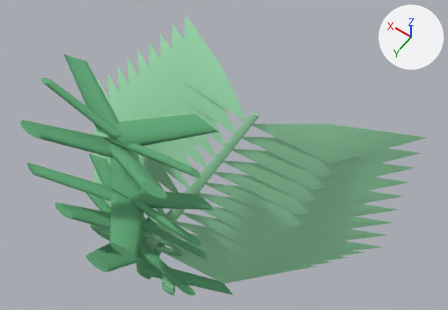
A saved change to the glTF model web-forest/public/model/species/nephrolepis-biserrata.glb.
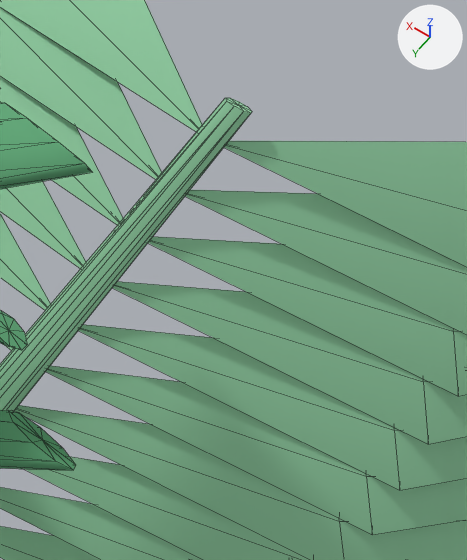
The first picture shows the older version from a camera (50 mm lens) standing at (-0.486, 0.556, 1.319) and looking at (-0.032, -0.081, 0.319). The close-ups show the older and then the newer version on the part from 43% to 70% of the width and 28% to 75% of the height of that picture. Only the edits that show in the close-ups are written down. Arrows for +X, +Y and +Z are at upper right; the lights stay in place. The close-ups show mesh edges as thin lines. Where no turn or scale is listed for an object, it has been applied to the vertices. Vertices at exactly the same position are counted once.

The first close-up shows 'frond0', 'p16', 'p20', 'p21'.
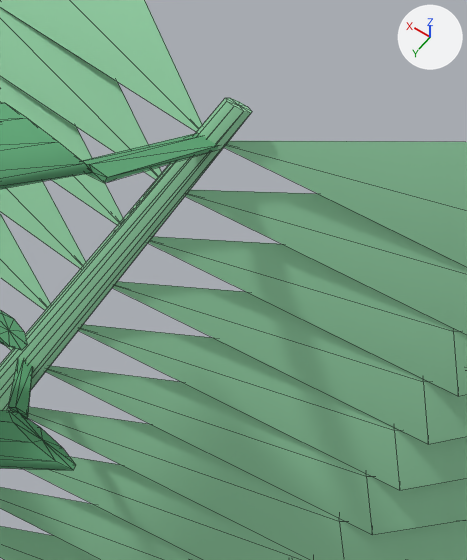
Patch to the scene script:
```diff
--- a/web-forest/public/model/species/nephrolepis-biserrata.glb.py
+++ b/web-forest/public/model/species/nephrolepis-biserrata.glb.py
@@ me_mesh_16 @@
 # used by ob_p16; location = (0.0608, 0.1131, 0.3183)
-me_mesh_16.from_pydata(...)  # 20 vertices, 36 faces; spans x -0.173..0.029, y -0.057..0.01, z -0.008..0.062
+me_mesh_16.from_pydata(...)  # 45 vertices, 80 faces; spans x -0.173..0.029, y -0.093..0.01, z -0.008..0.062
+# me_mesh_16 part 1
+# 11 vertices are added at x -0.139..-0.106, y -0.092..-0.055, z 0.038..0.058
+# 20 new faces join them
+# other edits to the shape of me_mesh_16 do not show in these pictures
 me_mesh_16.materials.append(mat_flat)
@@ me_mesh_21 @@
 # used by ob_p21; location = (0.0608, 0.1131, 0.5051)
-me_mesh_21.from_pydata(...)  # 20 vertices, 36 faces; spans x -0.154..0.037, y -0.098..0.007, z -0.012..0.041
+me_mesh_21.from_pydata(...)  # 45 vertices, 80 faces; spans x -0.183..0.037, y -0.149..0.007, z -0.012..0.041
+# me_mesh_21 part 2
+# 11 vertices are added at x -0.183..-0.145, y -0.148..-0.089, z 0.01..0.032
+# 20 new faces join them
+# other edits to the shape of me_mesh_21 do not show in these pictures
 me_mesh_21.materials.append(mat_flat)
```

What differs and where, as boxes [x1, y1, x2, y2] in the close-ups (467 x 560 px):
'p21', reshaped: before [0, 102, 92, 189]; after [0, 102, 219, 189]
'p16', reshaped: before [0, 410, 76, 470]; after [0, 359, 76, 470]
part 1 of me_mesh_16, added (green): after [9, 359, 33, 419]
part 2 of me_mesh_21, added (green): after [82, 133, 219, 183]
